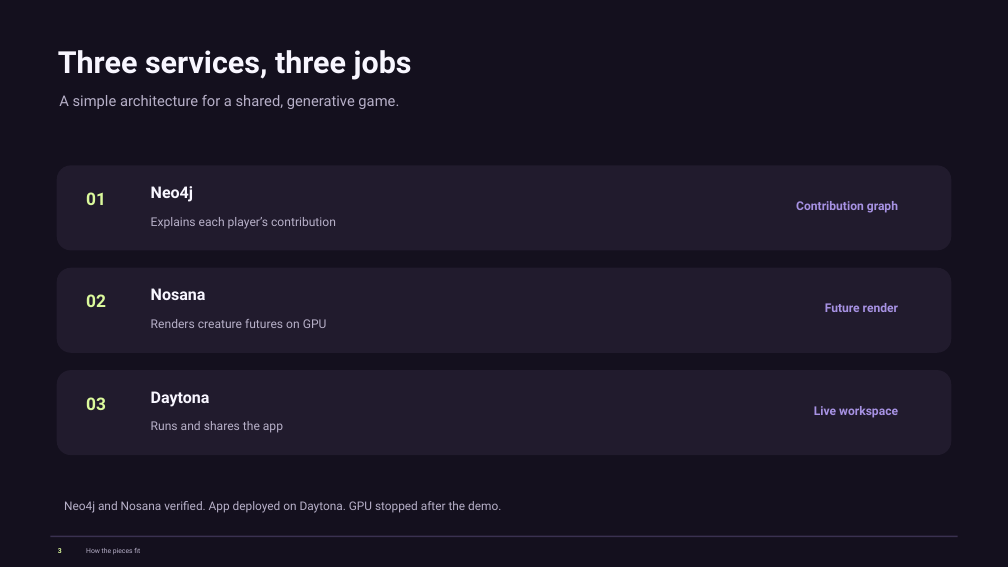
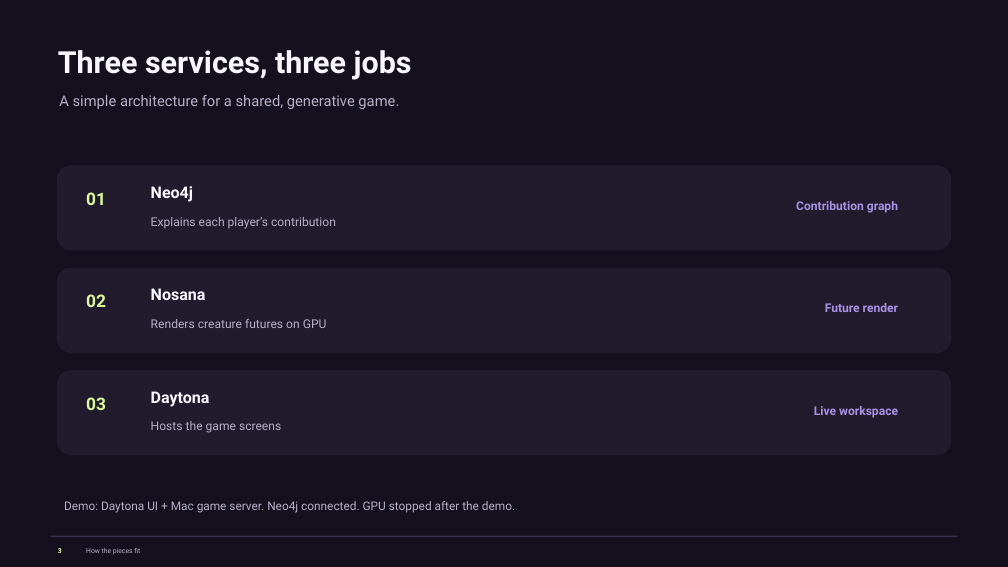
Before and after one commit to mayonaka-ratori/minna-de-monster, a slide deck: slide 3 of docs/hatch-3slides.pptx. Drawn at 1008x567 pixels with LibreOffice and Linux fonts; fonts in the diff are those of the drawing. Boxes give left, top, right and bottom in pixels: in the first picture for what was removed or moved away, otherwise in the second. Text is boxed around its words. In the diff, an @@ line names an element or a change of style, - is before the commit and + after.

Commit message:
Run demo API on Mac with Daytona frontend hosting

```diff
--- a/docs/hatch-3slides.pptx
+++ b/docs/hatch-3slides.pptx
@@ text at [151, 421, 281, 433]: text changed @@
-Runs and shares the app
+Hosts the game screens
@@ text at [64, 501, 515, 513]: text changed @@
-Neo4j and Nosana verified. App deployed on Daytona. GPU stopped after the demo.
+Demo: Daytona UI + Mac game server. Neo4j connected. GPU stopped after the demo.
```
Also in this commit, not shown: 7 other files.
